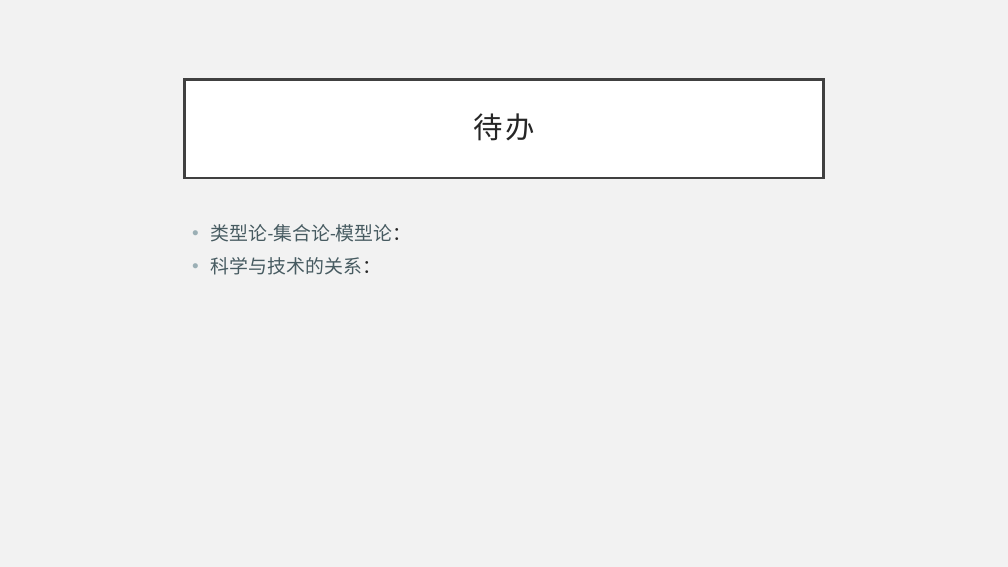
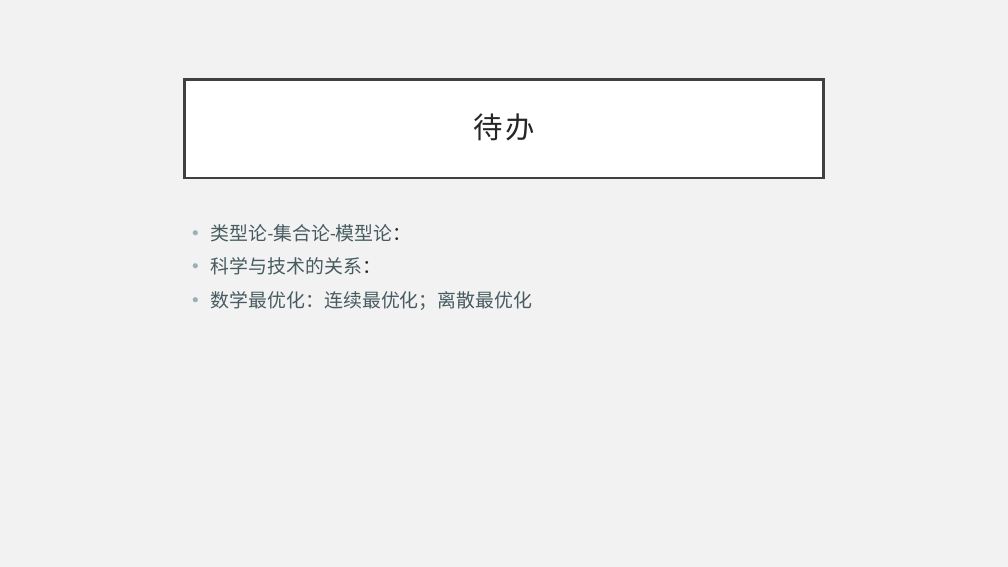
Before and after one commit to HGMT96/my-materials, a slide deck: slide 15 of 语音处理/TTS入门2.pptx (slide 13 before the commit). Drawn at 1008x567 pixels with LibreOffice and Linux fonts; fonts in the diff are those of the drawing. Boxes give left, top, right and bottom in pixels: in the first picture for what was removed or moved away, otherwise in the second. Text is boxed around its words. In the diff, an @@ line names an element or a change of style, - is before the commit and + after.

```diff
--- a/语音处理/TTS入门2.pptx
+++ b/语音处理/TTS入门2.pptx
@@ text at [211, 291, 532, 310]: paragraph added @@
+• 数学最优化：连续最优化；离散最优化
```
Also in this commit, not shown: 3 other slides changed, 2 slides added.
